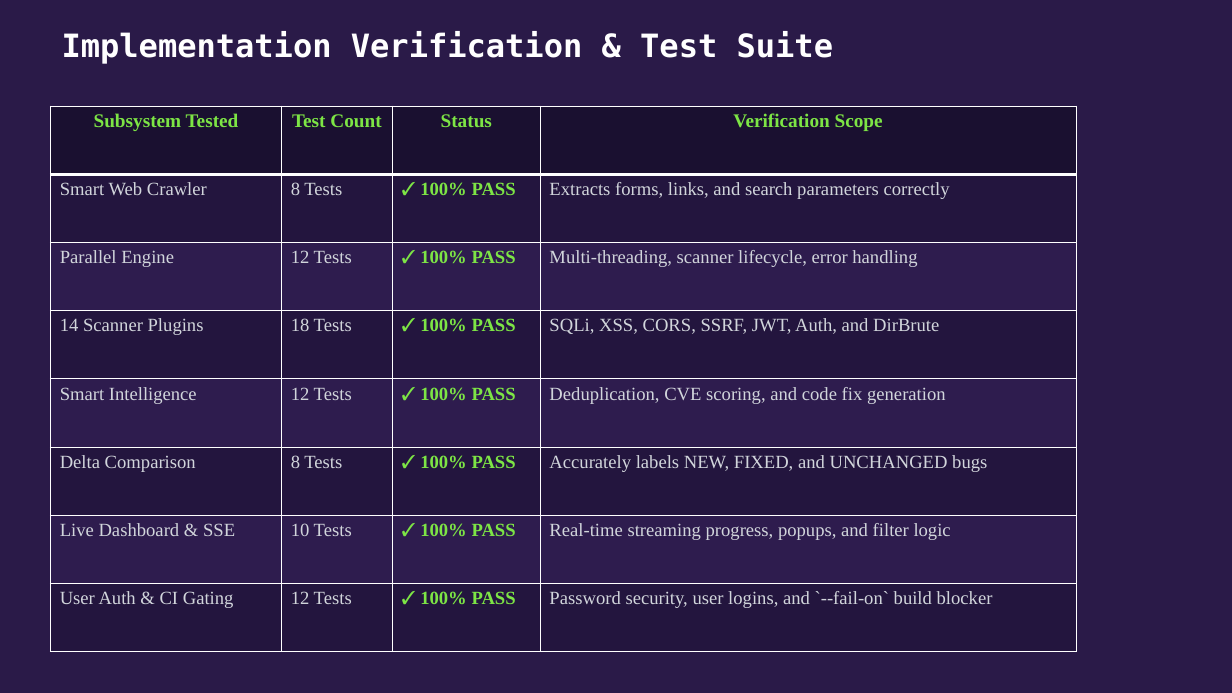
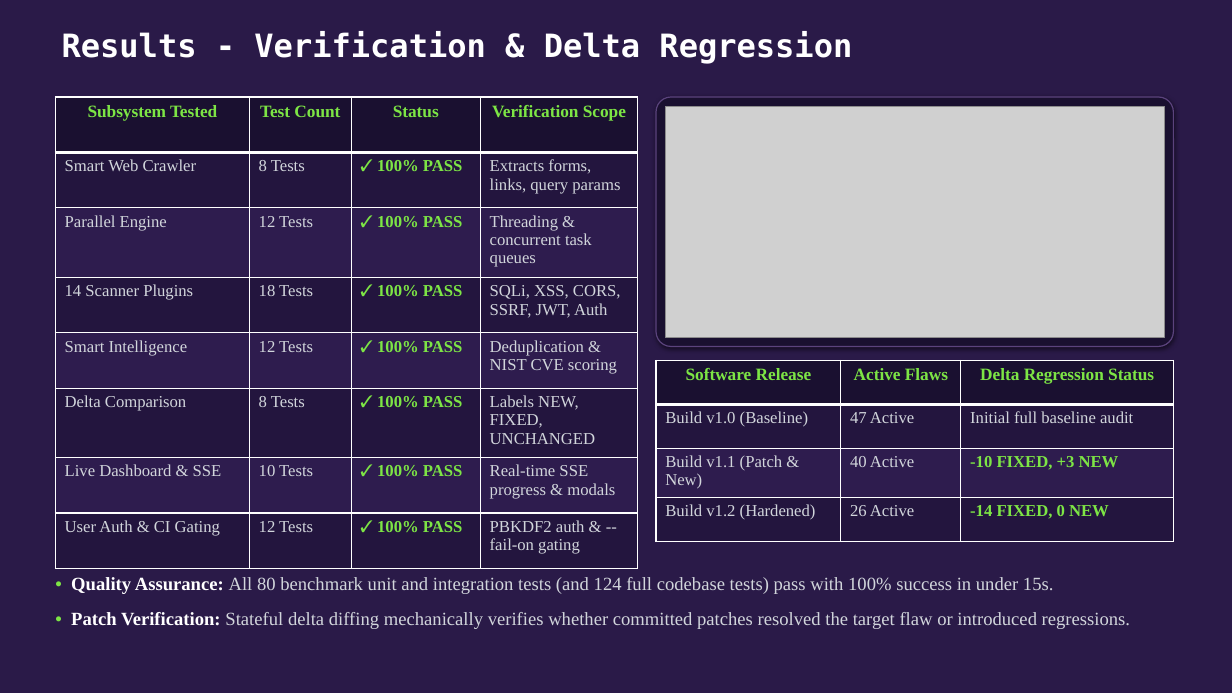
Before and after one commit to NEXUS-888/AutoSecAudit, a slide deck: slide 18 of Presentation/AutoSecAudit - Phase 3 Presentation.pptx. Drawn at 1232x693 pixels with LibreOffice and Linux fonts; fonts in the diff are those of the drawing; grey boxes stand for pictures. Boxes give left, top, right and bottom in pixels: in the first picture for what was removed or moved away, otherwise in the second. Text is boxed around its words. In the diff, an @@ line names an element or a change of style, - is before the commit and + after.

```diff
--- a/Presentation/AutoSecAudit - Phase 3 Presentation.pptx
+++ b/Presentation/AutoSecAudit - Phase 3 Presentation.pptx
@@ text at box(62, 31, 852, 64): text changed @@
-Implementation Verification & Test Suite
+Results - Verification & Delta Regression
@@ table at box(55, 97, 638, 568) @@
-row 2, column 4: Extracts forms, links, and search parameters correctly
+row 2, column 4: Extracts forms, links, query params
-row 3, column 4: Multi-threading, scanner lifecycle, error handling
+row 3, column 4: Threading & concurrent task queues
-row 4, column 4: SQLi, XSS, CORS, SSRF, JWT, Auth, and DirBrute
+row 4, column 4: SQLi, XSS, CORS, SSRF, JWT, Auth
-row 5, column 4: Deduplication, CVE scoring, and code fix generation
+row 5, column 4: Deduplication & NIST CVE scoring
-row 6, column 4: Accurately labels NEW, FIXED, and UNCHANGED bugs
+row 6, column 4: Labels NEW, FIXED, UNCHANGED
-row 7, column 4: Real-time streaming progress, popups, and filter logic
+row 7, column 4: Real-time SSE progress & modals
-row 8, column 4: Password security, user logins, and `--fail-on` build blocker
+row 8, column 4: PBKDF2 auth & --fail-on gating
@@ size 15 to 13.5 pt in "Subsystem Tested", "Test Count", "Status", "Verification Scope" @@
@@ size 14.5 to 13 pt in "Smart Web Crawler", "8 Tests", "✓ 100% PASS", "Parallel Engine" and 17 more places @@
@@ table: place and size @@
-table at box(51, 106, 1077, 653)
+table at box(55, 97, 638, 568)
@@ rounded rectangle added at box(656, 97, 1174, 347), fill #1A1030, outline #5B437D 0.94 pt @@
@@ picture added at box(665, 106, 1165, 337) @@
@@ table added at box(656, 360, 1174, 542), 4 rows, 3 columns @@
+Software Release | Active Flaws | Delta Regression Status
+Build v1.0 (Baseline) | 47 Active | Initial full baseline audit
+Build v1.1 (Patch & New) | 40 Active | -10 FIXED, +3 NEW
+Build v1.2 (Hardened) | 26 Active | -14 FIXED, 0 NEW
@@ text added at box(71, 577, 1130, 629), 14.5 pt, text #D1D5DB @@
+• Quality Assurance: All 80 benchmark unit and integration tests (and 124 full codebase tests) pass with 100% success in under 15s.
+• Patch Verification: Stateful delta diffing mechanically verifies whether committed patches resolved the target flaw or introduced regressions.
```
Also in this commit, not shown: 12 other slides changed, 6 slides added, 7 slides removed, 41 other files.
